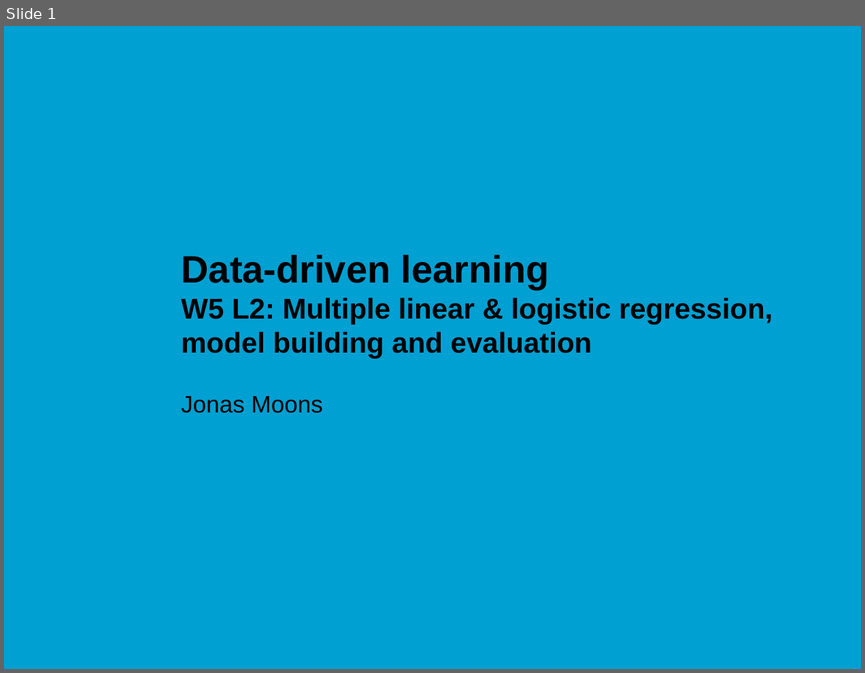
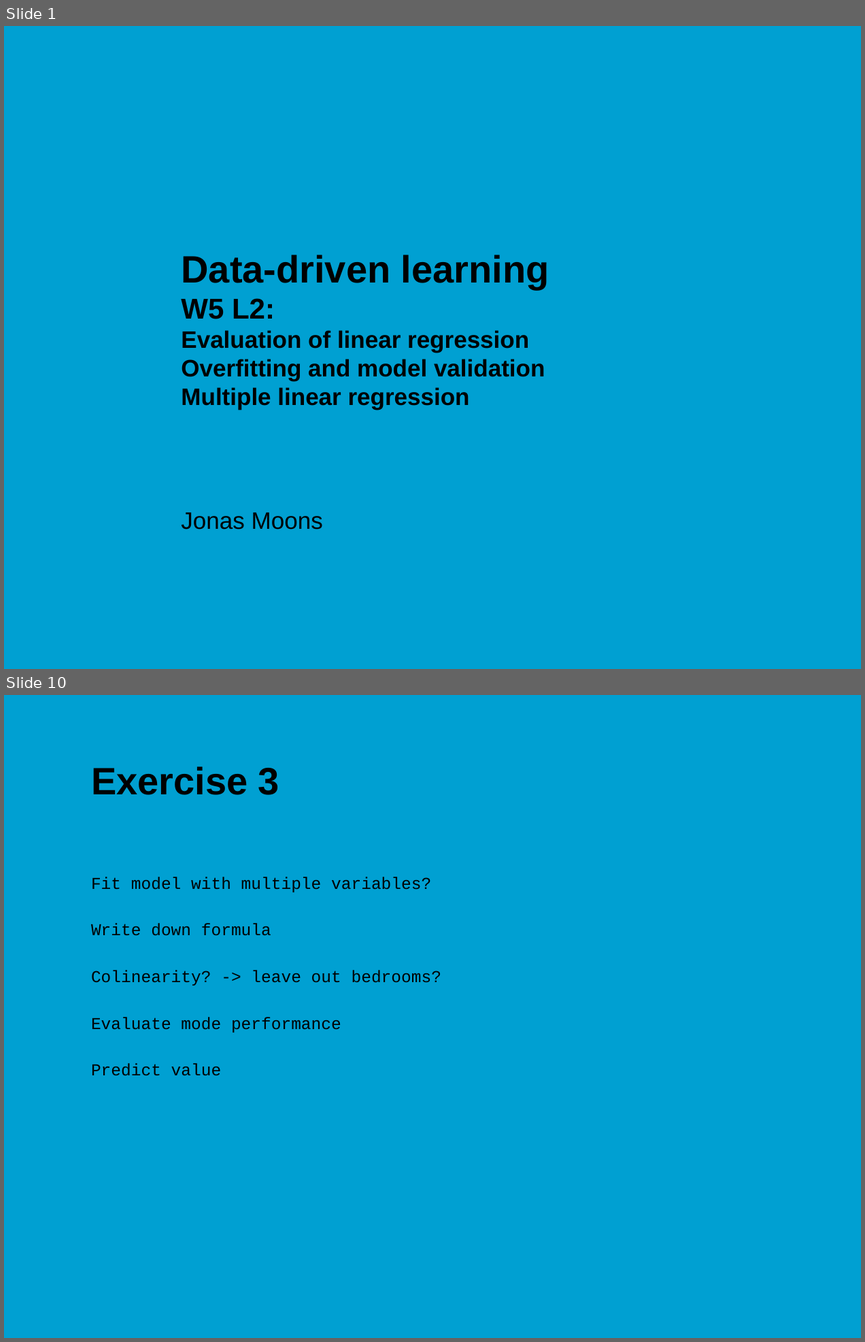
Before and after one commit to jonasmoons/data-driven-learning, a slide deck: slides/ddl-w5l2.pptx. Shown one above the other, each under a label of ours: slide 1 before the commit, slides 1 and 10 after it; the slides between them are not shown. The pictures are 865x673 and 865x1342 pixels, drawn with LibreOffice and Linux fonts; fonts in the diff are those of the drawing; background and template pictures are left out. Boxes give left, top, right and bottom in pixels: in the first picture for what was removed or moved away, otherwise in the second. Text is boxed around its words. In the diff, an @@ line names an element or a change of style, - is before the commit and + after.

```diff
--- a/slides/ddl-w5l2.pptx
+++ b/slides/ddl-w5l2.pptx
@@ slide 10 added at <box>4,695,861,1338</box>, background picture (left out) @@
@@ title added at <box>91,766,279,795</box>, 32 pt, text #000000, bold @@
+Exercise 3
@@ text added at <box>91,877,441,1076</box>, 14 pt, text #000000 @@
+Fit model with multiple variables?
+Write down formula
+Colinearity? -> leave out bedrooms?
+Evaluate mode performance
+Predict value
@@ slide 1 changed as well @@
@@ title at <box>181,254,549,410</box>: text changed; size 24 to 20 pt @@
-Data-driven learning
-W5 L2: Multiple linear & logistic regression, model building and evaluation
+Data-driven learning
+W5 L2:
+Evaluation of linear regression
+Overfitting and model validation
+Multiple linear regression
@@ subtitle "Jonas Moons": place and size @@
-subtitle "Jonas Moons" at <box>181,396,323,413</box>
+subtitle "Jonas Moons" at <box>181,512,323,529</box>
```
Also in this commit, not shown: 8 other slides added, 4 other files.
